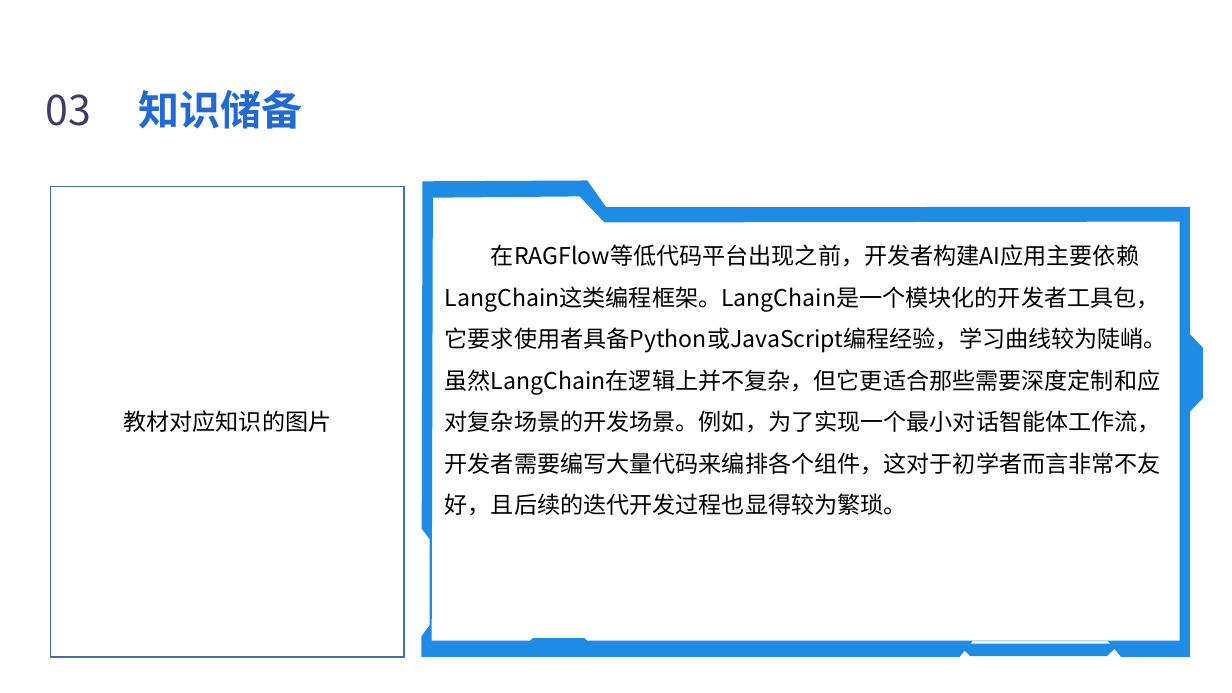
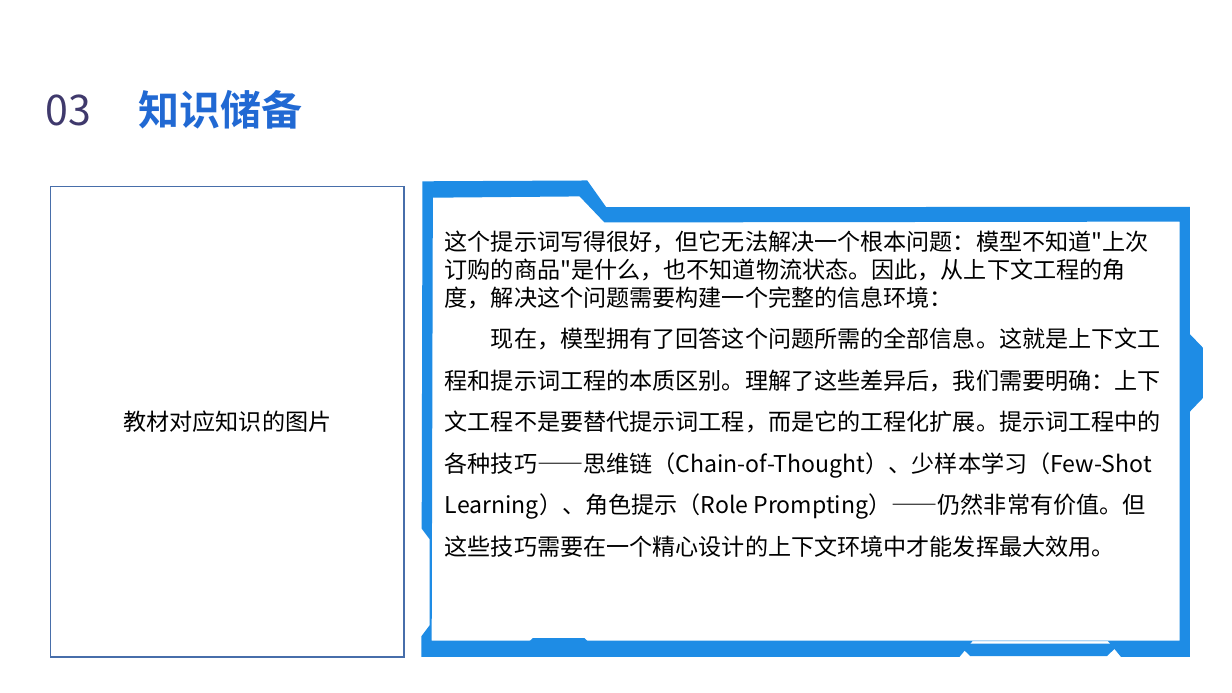
Before and after one commit to Silence1628/Ai_PPT, a slide deck: slide 6 of perception_ppt/perception_output/knowledge/task1_knowledge.pptx (slide 7 before the commit). Drawn at 1232x693 pixels with LibreOffice and Linux fonts; fonts in the diff are those of the drawing; background and template pictures are left out. Boxes give left, top, right and bottom in pixels: in the first picture for what was removed or moved away, otherwise in the second. Text is boxed around its words. In the diff, an @@ line names an element or a change of style, - is before the commit and + after.

```diff
--- a/perception_ppt/perception_output/knowledge/task1_knowledge.pptx
+++ b/perception_ppt/perception_output/knowledge/task1_knowledge.pptx
@@ text at (445,230,1161,557): text changed @@
-在RAGFlow等低代码平台出现之前，开发者构建AI应用主要依赖LangChain这类编程框架。LangChain是一个模块化的开发者工具包，它要求使用者具备Python或JavaScript编程经验，学习曲线较为陡峭。虽然LangChain在逻辑上并不复杂，但它更适合那些需要深度定制和应对复杂场景的开发场景。例如，为了实现一个最小对话智能体工作流，开发者需要编写大量代码来编排各个组件，这对于初学者而言非常不友好，且后续的迭代开发过程也显得较为繁琐。
+这个提示词写得很好，但它无法解决一个根本问题：模型不知道"上次订购的商品"是什么，也不知道物流状态。因此，从上下文工程的角度，解决这个问题需要构建一个完整的信息环境：
+现在，模型拥有了回答这个问题所需的全部信息。这就是上下文工程和提示词工程的本质区别。理解了这些差异后，我们需要明确：上下文工程不是要替代提示词工程，而是它的工程化扩展。提示词工程中的各种技巧——思维链（Chain-of-Thought）、少样本学习（Few-Shot Learning）、角色提示（Role Prompting）——仍然非常有价值。但这些技巧需要在一个精心设计的上下文环境中才能发挥最大效用。
```
Also in this commit, not shown: 16 other slides changed, 11 slides added, 1 slide removed, 10 other files.
